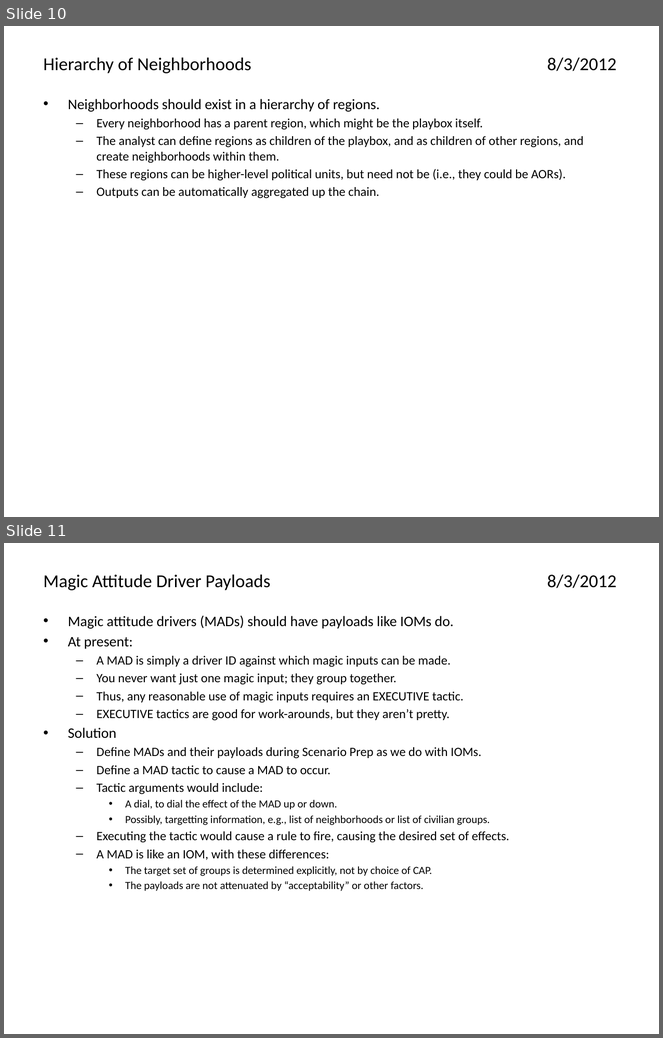
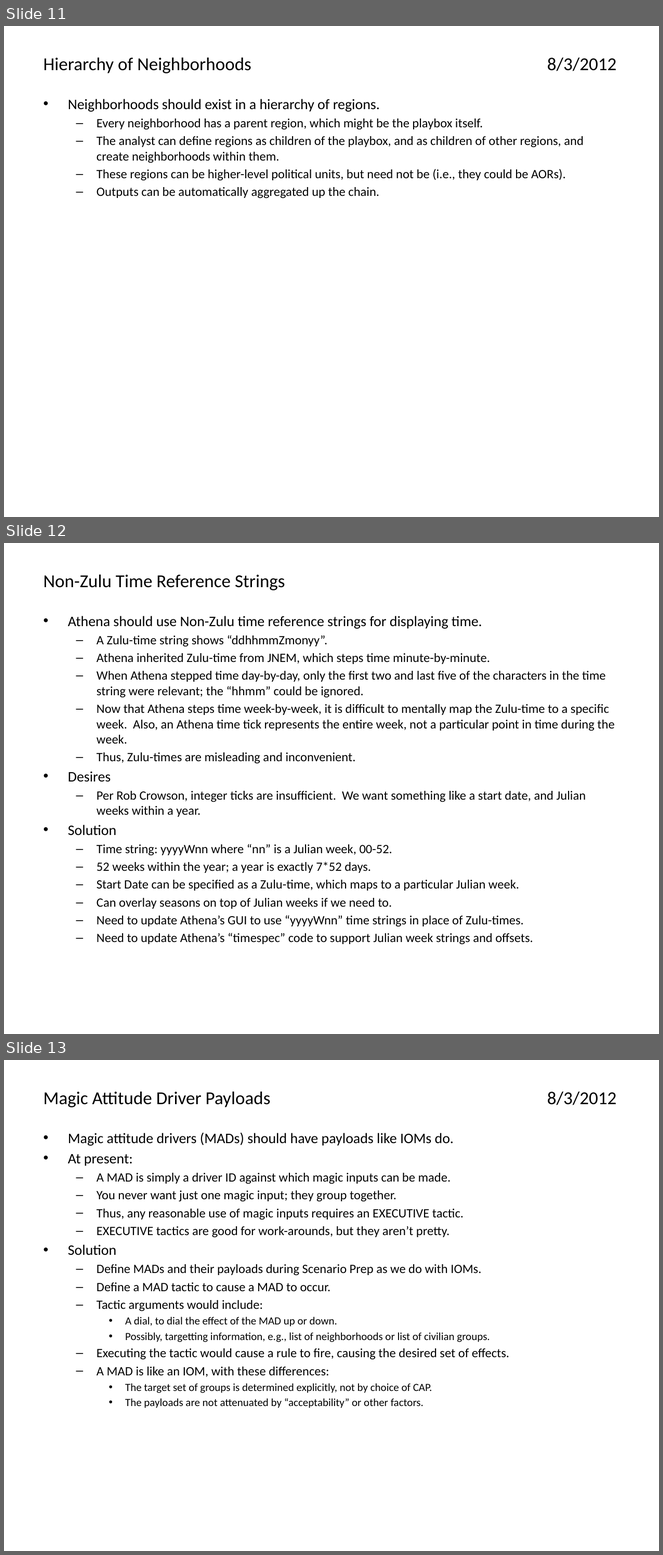
Before and after one commit to AthenaModel/athena-legacy, a slide deck: docs/dev/ideas.pptx. Shown one above the other, each under a label of ours: slides 10 and 11 before the commit, slides 11, 12 and 13 after it. The pictures are 663x1038 and 663x1555 pixels, drawn with LibreOffice and Linux fonts; fonts in the diff are those of the drawing. Boxes give left, top, right and bottom in pixels: in the first picture for what was removed or moved away, otherwise in the second. Text is boxed around its words. In the diff, an @@ line names an element or a change of style, - is before the commit and + after.

```diff
--- a/docs/dev/ideas.pptx
+++ b/docs/dev/ideas.pptx
@@ slide 12 added at (x1=4, y1=543, x2=659, y2=1034), background #FFFFFF @@
@@ title added at (x1=44, y1=574, x2=285, y2=590), 20 pt, text #000000 @@
+Non-Zulu Time Reference Strings
@@ text added at (x1=68, y1=616, x2=614, y2=945), 14 pt, text #000000 @@
+• Athena should use Non-Zulu time reference strings for displaying time.
+  – A Zulu-time string shows “ddhhmmZmonyy”.
+  – Athena inherited Zulu-time from JNEM, which steps time minute-by-minute.
+  – When Athena stepped time day-by-day, only the first two and last five of the characters in the time string were relevant; the “hhmm” could be ignored.
+  – Now that Athena steps time week-by-week, it is difficult to mentally map the Zulu-time to a specific week. Also, an Athena time tick represents the entire week, not a particular point in time during the week.
+  – Thus, Zulu-times are misleading and inconvenient.
+• Desires
+  – Per Rob Crowson, integer ticks are insufficient. We want something like a start date, and Julian weeks within a year.
+• Solution
+  – Time string: yyyyWnn where “nn” is a Julian week, 00-52.
+  – 52 weeks within the year; a year is exactly 7*52 days.
+  – Start Date can be specified as a Zulu-time, which maps to a particular Julian week.
+  – Can overlay seasons on top of Julian weeks if we need to.
+  – Need to update Athena’s GUI to use “yyyyWnn” time strings in place of Zulu-times.
+  – Need to update Athena’s “timespec” code to support Julian week strings and offsets.
@@ what was slide 10 is now slide 11 @@
@@ what was slide 11 is now slide 13 @@
```
Also in this commit, not shown: 2 other slides added.
